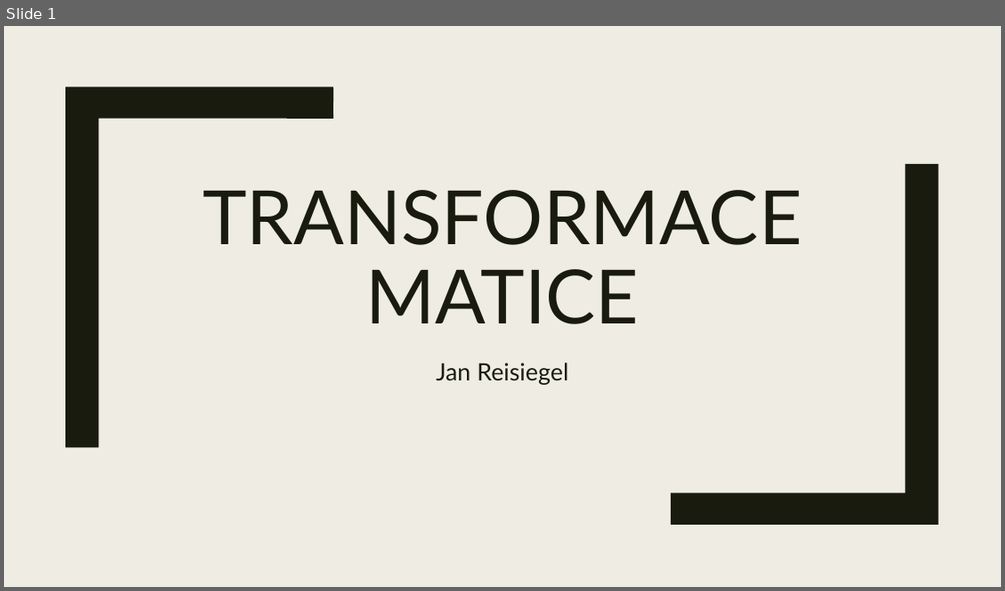
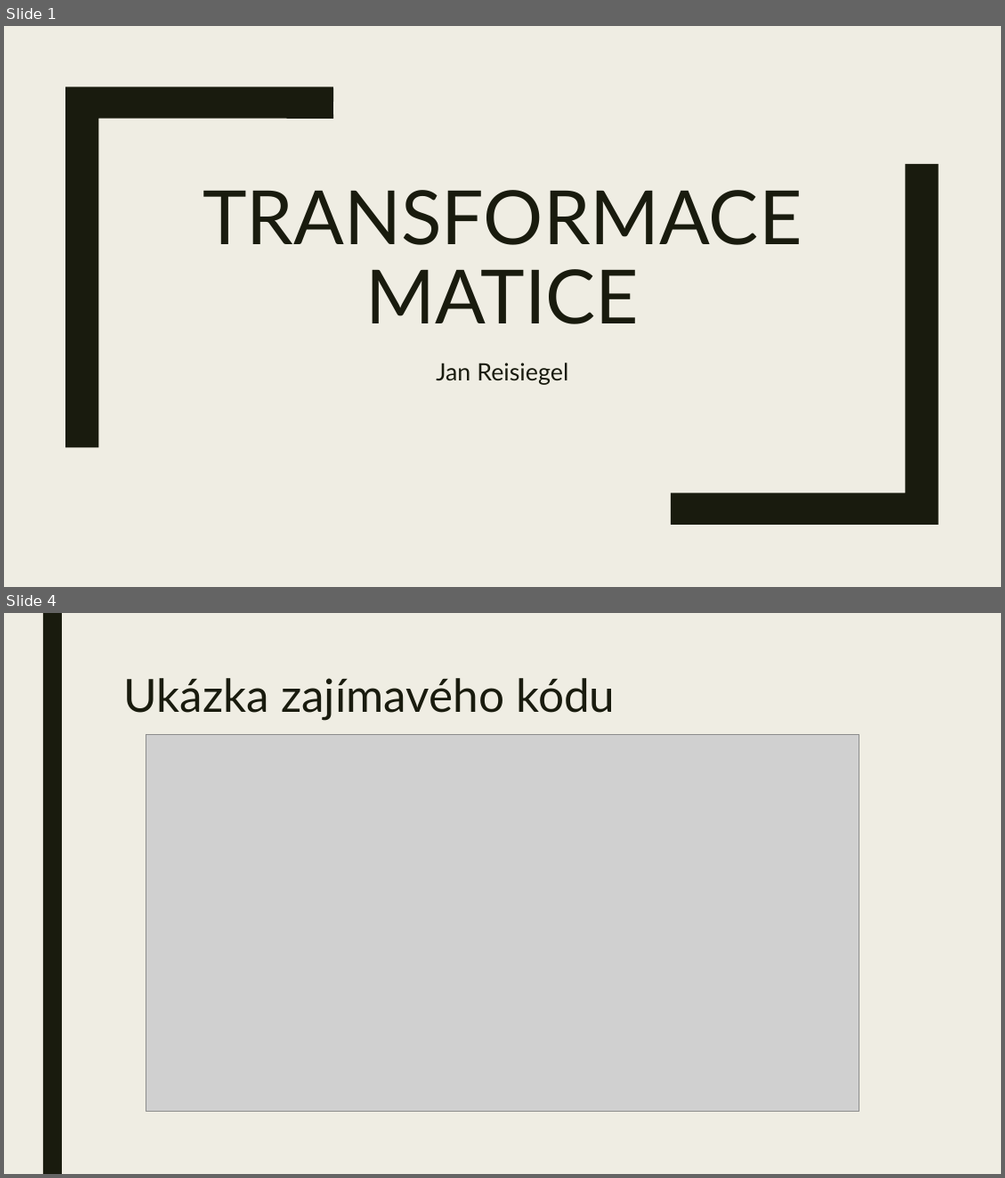
Before and after one commit to JanReisiegel/23ReisiegelJSemestralProject, a slide deck: 23ReisiegelJPresentation.pptx. Shown one above the other, each under a label of ours: slide 1 before the commit, slides 1 and 4 after it; the slides between them are not shown. The pictures are 1005x591 and 1005x1178 pixels, drawn with LibreOffice and Linux fonts; fonts in the diff are those of the drawing; grey boxes stand for pictures. Boxes give left, top, right and bottom in pixels: in the first picture for what was removed or moved away, otherwise in the second. Text is boxed around its words. In the diff, an @@ line names an element or a change of style, - is before the commit and + after.

```diff
--- a/23ReisiegelJPresentation.pptx
+++ b/23ReisiegelJPresentation.pptx
@@ slide 4 added at bbox=[4, 613, 1001, 1174], background #EFEDE3 @@
@@ rectangle added at bbox=[43, 613, 62, 1174], fill #191B0E @@
@@ title added at bbox=[123, 678, 615, 720], 44 pt, text #191B0E @@
+Ukázka zajímavého kódu
@@ picture added at bbox=[146, 734, 858, 1111] @@
```
Also in this commit, not shown: 5 other slides added, 1 other file.
